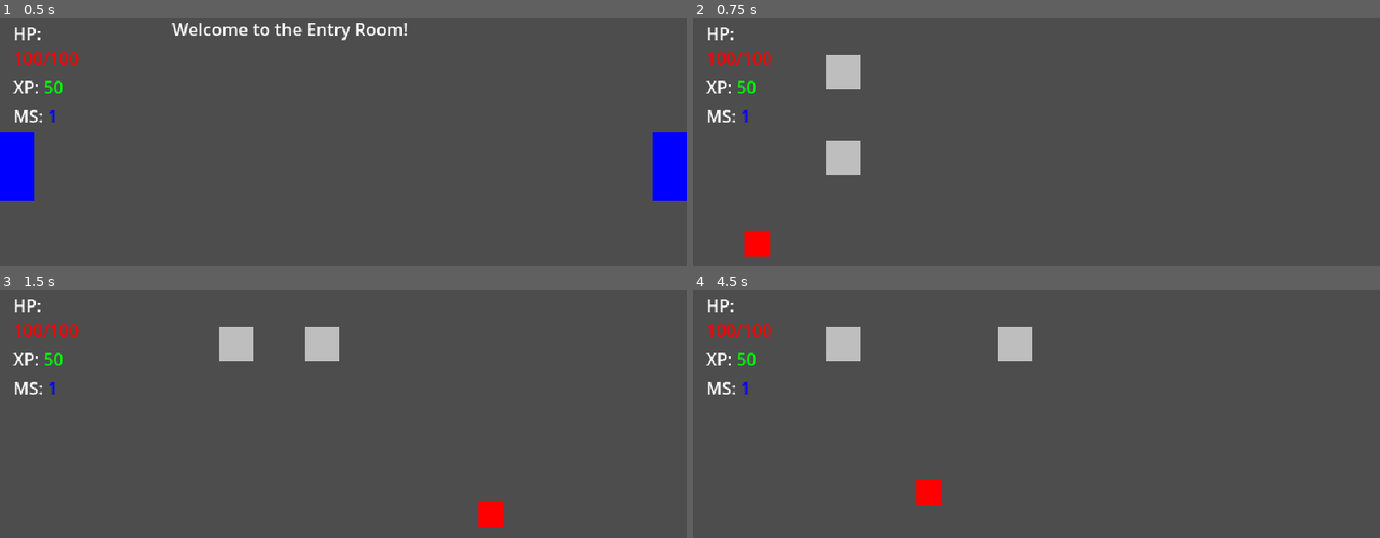
Above: before the commit, frames 1-4 (two rows, left to right).
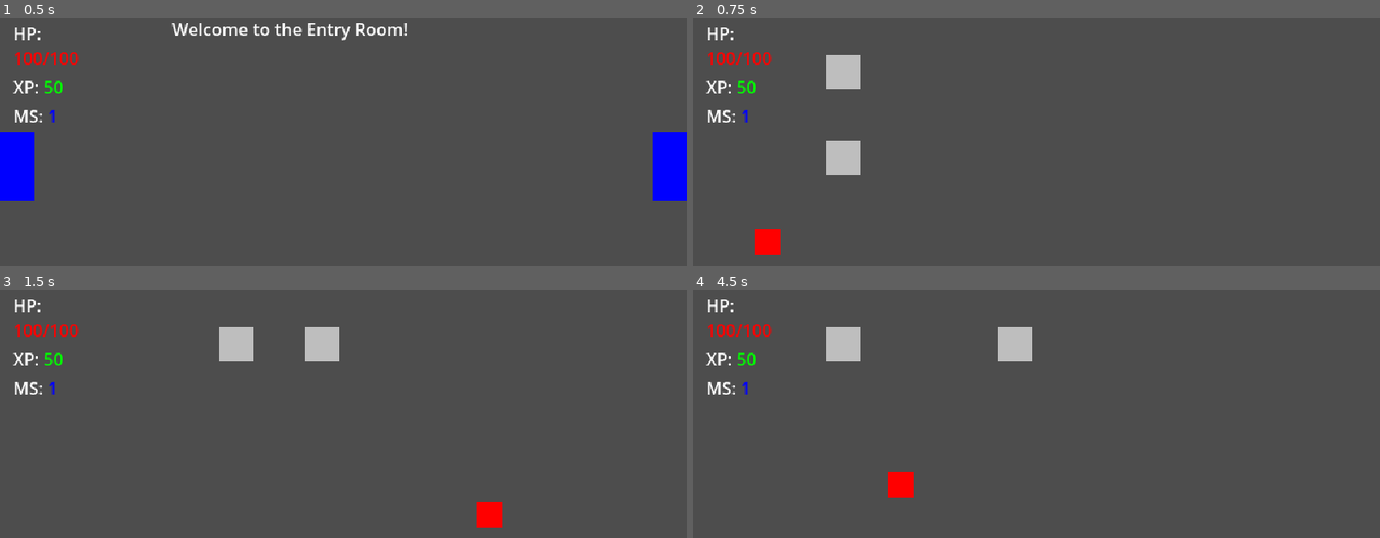
Above: after the commit, the same moments.

Repository: adamico/supreme-chainsaw
Game: Godot game, scene res://src/main/main.tscn
Same seed, same stepped clock (60 frames per second), same inputs: the game is played once before the commit and once after it. Before the commit the project starts from res://src/main/main_with_rooms.tscn.
Inputs:
- Up to frame 1 (0.5 s): no input
- Up to frame 2 (0.75 s): tap Enter (ui_accept) at 0.5 s; hold D (move_right) from 0.53 s (still down); tap E (interact) at 0.6 s
- Up to frame 3 (1.5 s): tap Enter (ui_accept) at 0.77, 1.25 s; release D (move_right) at 1.28 s; hold S (move_down) from 1.28 s (still down); tap E (interact) at 1.35 s
- Up to frame 4 (4.5 s): tap Enter (ui_accept) at 1.52, 2, 2.75, 3.02, 3.5, 3.77 s; release S (move_down) at 2.03 s; hold D (move_right) 2.03-2.78 s; tap E (interact) every 0.75 s from 2.1 to 4.35 s; hold W (move_up) 2.78-3.53 s; hold A (move_left) from 3.53 s (still down)

Frame 1 is identical in both runs. In frame 2, 0.3% of the frame differs, in the area x 7-13%, y 85-97%; in frame 3, less than 0.1%; in frame 4, 0.8%, in the area x 28-37%, y 73-87%.

Commit message:
updated enemy ai

Diff:
--- a/src/enemies/enemy.gd
+++ b/src/enemies/enemy.gd
@@ -2,11 +2,27 @@
 # Follows the player when within detection range
 class_name Enemy extends CharacterBody2D
 
+# State enum for state machine
+enum EnemyState {
+	IDLE,
+	MOVING,
+	DASHING,
+	SLEEPING,
+	WINDING,
+}
+
 @export var damage:= 10.0
-@export var detection_range:= 150.0
-@export var speed:= 50.0
+@export var detection_range:= 300.0
+@export var walk_speed:= 50.0
+@export var dash_speed:= 300.0
 @export var experience_reward:= 10.0
 
+var current_speed:= 0.0
+var current_state: EnemyState = EnemyState.IDLE
+var dashing_distance: float = 150.0
+var dashing_destination: Vector2
+var direction: Vector2
+var distance_to_player: float
 var player_ref: CharacterBody2D = null
 var room: Room = null
 
@@ -19,23 +35,87 @@
 		player_ref = room.player
 		print("Enemy initialized - Player reference:", player_ref)
 
+	_change_state(EnemyState.IDLE)
 	hurt_box.died.connect(_on_died)
 
 
-func _physics_process(_delta) -> void:
+func _physics_process(delta) -> void:
 	if not player_ref:
 		print("No player reference found, cannot follow")
 		return
+	velocity = direction * current_speed
+	_update_state_machine(delta)
+	move_and_slide()
 
-	var distance_to_player = global_position.distance_to(player_ref.global_position)
 
-	# Simple follow behavior when player is in range
-	if distance_to_player < detection_range and distance_to_player > 30:
-		var direction = (player_ref.global_position - global_position).normalized()
-		velocity = direction * speed
-		move_and_slide()
-	else:
-		velocity = Vector2.ZERO
+func _update_state_machine(_delta):
+	match current_state:
+		EnemyState.IDLE:
+			distance_to_player = global_position.distance_to(player_ref.global_position)
+			direction = (player_ref.global_position - global_position).normalized()
+			if distance_to_player < detection_range and distance_to_player > 30:
+				_change_state(EnemyState.MOVING)
+
+		EnemyState.MOVING:
+			distance_to_player = global_position.distance_to(player_ref.global_position)
+			direction = (player_ref.global_position - global_position).normalized()
+			if distance_to_player < dashing_distance:
+				_change_state(EnemyState.WINDING)
+			if distance_to_player > detection_range:
+				_change_state(EnemyState.IDLE)
+
+		EnemyState.WINDING:
+			# add animation
+			await get_tree().create_timer(0.5).timeout
+			_change_state(EnemyState.DASHING)
+
+		EnemyState.DASHING:
+			if global_position.distance_to(dashing_destination) <= 30.0:
+				_change_state(EnemyState.SLEEPING)
+
+		EnemyState.SLEEPING:
+			# add animation
+			await get_tree().create_timer(0.5).timeout
+			_change_state(EnemyState.IDLE)
+
+
+func _change_state(new_state: EnemyState):
+	if current_state == new_state:
+		return
+
+	_exit_state(current_state)
+	print("changing enemy state from ", EnemyState.keys()[current_state], " to ", EnemyState.keys()[new_state])
+	current_state = new_state
+	_enter_state(new_state)
+
+
+func _enter_state(state: EnemyState):
+	match state:
+		EnemyState.IDLE:
+			current_speed = 0.0
+		EnemyState.MOVING:
+			current_speed = walk_speed
+		EnemyState.WINDING, EnemyState.SLEEPING:
+			current_speed = 0.0
+		EnemyState.DASHING:
+			current_speed = dash_speed
+			var player_position = player_ref.global_position
+			dashing_destination = player_position
+			direction = global_position.direction_to(player_position)
+
+
+func _exit_state(state: EnemyState):
+	match state:
+		EnemyState.IDLE:
+			pass
+		EnemyState.MOVING:
+			pass
+		EnemyState.WINDING:
+			pass
+		EnemyState.DASHING:
+			pass
+		EnemyState.SLEEPING:
+			pass
 
 
 func _on_died() -> void:
--- /dev/null
+++ b/src/main/main.tscn
@@ -0,0 +1,21 @@
+[gd_scene load_steps=4 format=3 uid="uid://bqk7w5x3kamp1"]
+
+[ext_resource type="Script" uid="uid://dbh3odfg15b8a" path="res://src/main/game_manager.gd" id="1_ab7mr"]
+[ext_resource type="Script" uid="uid://b160jd1phs4y" path="res://src/managers/room_manager.gd" id="2_djufw"]
+[ext_resource type="PackedScene" uid="uid://pgevhmq3ljqt" path="res://src/ui/player_stats.tscn" id="3_jkpqq"]
+
+[node name="Main" type="Node2D"]
+
+[node name="GameManager" type="Node2D" parent="."]
+script = ExtResource("1_ab7mr")
+
+[node name="RoomManager" type="Node2D" parent="."]
+script = ExtResource("2_djufw")
+
+[node name="CanvasLayer" type="CanvasLayer" parent="."]
+
+[node name="PlayerStats" parent="CanvasLayer" instance=ExtResource("3_jkpqq")]
+unique_name_in_owner = true
+
+[node name="SacrificeShrineLayer" type="CanvasLayer" parent="."]
+unique_name_in_owner = true
--- a/src/main/main_with_rooms.tscn
+++ /dev/null
@@ -1,19 +0,0 @@
-[gd_scene load_steps=4 format=3 uid="uid://bqk7w5x3kamp1"]
-
-[ext_resource type="Script" uid="uid://dbh3odfg15b8a" path="res://src/main/game_manager.gd" id="1_mvn4g"]
-[ext_resource type="Script" uid="uid://b160jd1phs4y" path="res://src/managers/room_manager.gd" id="1_room_manager_script"]
-[ext_resource type="PackedScene" uid="uid://pgevhmq3ljqt" path="res://src/ui/player_stats.tscn" id="2_ssen4"]
-
-[node name="Main" type="Node2D"]
-script = ExtResource("1_mvn4g")
-
-[node name="RoomManager" type="Node2D" parent="."]
-script = ExtResource("1_room_manager_script")
-
-[node name="CanvasLayer" type="CanvasLayer" parent="."]
-
-[node name="PlayerStats" parent="CanvasLayer" instance=ExtResource("2_ssen4")]
-unique_name_in_owner = true
-
-[node name="SacrificeShrineLayer" type="CanvasLayer" parent="."]
-unique_name_in_owner = true
--- a/src/player/player.gd
+++ b/src/player/player.gd
@@ -112,7 +112,6 @@
 	_exit_state(current_state)
 
 	current_state = new_state
-	print("Player state changed to: ", PlayerState.keys()[current_state])
 
 	_enter_state(new_state)
 
@@ -124,7 +123,7 @@
 		PlayerState.MOVING:
 			pass
 		PlayerState.INTERACTING:
-			print("Player is interacting!")
+			pass
 
 
 func _exit_state(state: PlayerState):
